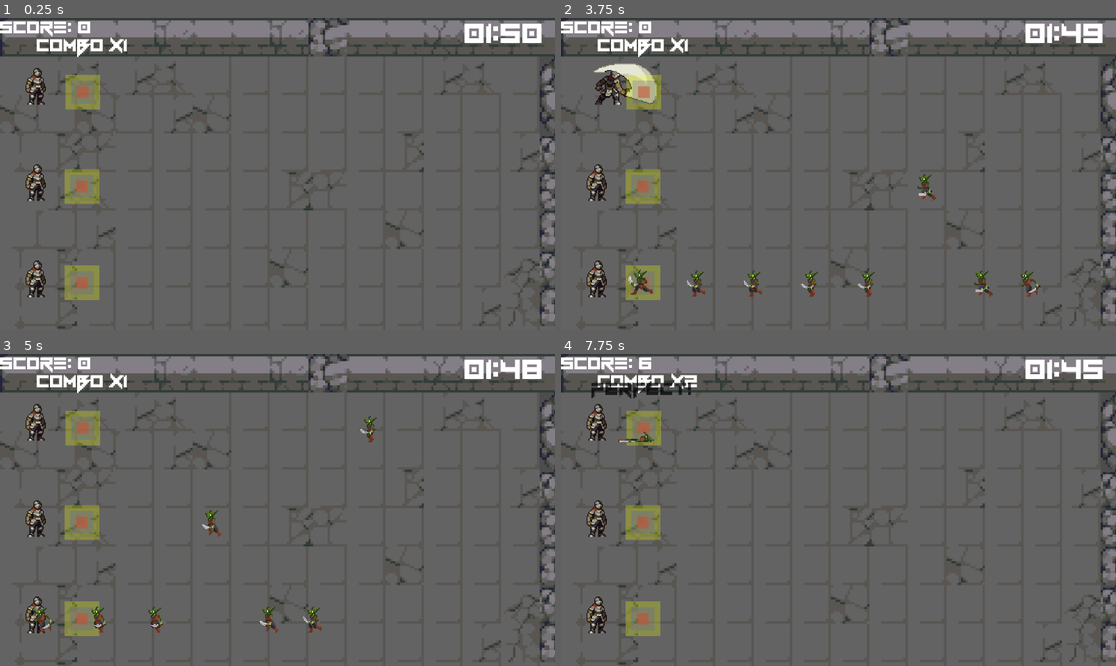
Above: before the commit, frames 1-4 (two rows, left to right).
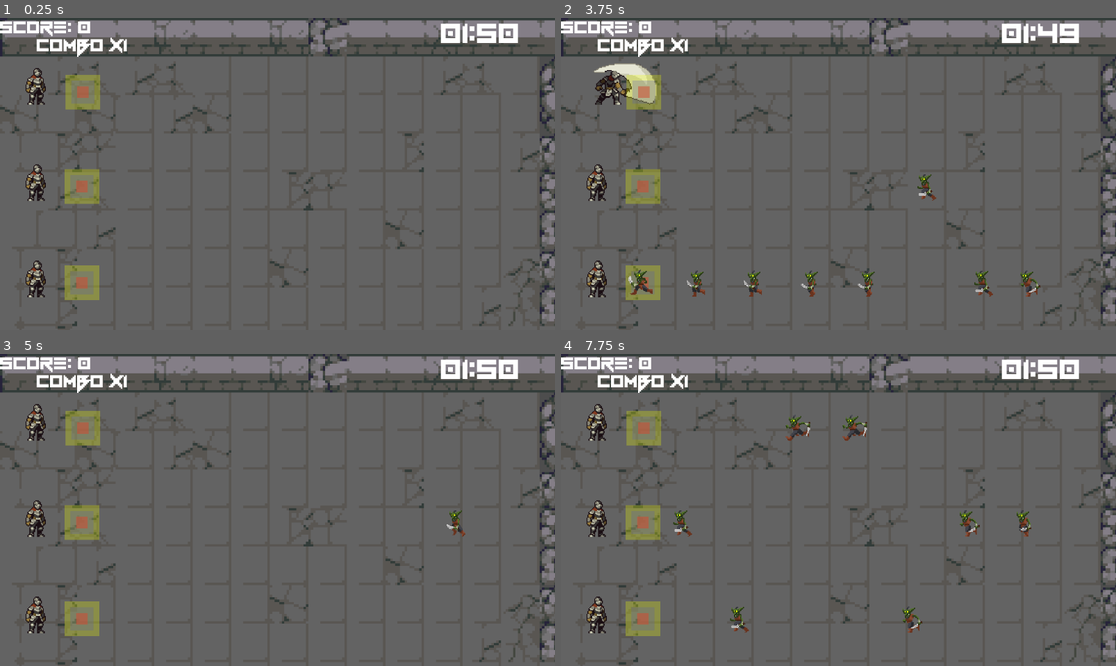
Above: after the commit, the same moments.

Repository: EmericCaramanna/SecretSantaJam
Game: Godot game, scene res://scenes/world.tscn
Two runs of this game, one before a commit and one after it. Both use one fixed random seed, a clock stepped at 60 frames per second and the inputs below. Sound files missing from this copy of the repository are replaced by a short silence.
Inputs (mouse positions are in pixels of both pictures, inside the frame that each line leads up to):
- Up to frame 1 (0.25 s): no input
- Up to frame 2 (3.75 s): tap Z (top) every 0.75 s from 0.6 to 3.6 s
- Up to frame 3 (5 s): click (277, 541) at 4.25 s, where only the run after the commit has a clickable "RESTART"
- Up to frame 4 (7.75 s): tap Z (top) every 0.75 s from 5.1 to 7.35 s

The runs differ from the first frame. In frame 1, 0.7% of the frame differs, in the area x 79-98%, y 1-9%; in frame 2, 0.8%; in frame 3, 1.8%; in frame 4, 2.4%, in the area x 4-98%, y 1-90%.

Commit message:
Starting and end menu

Diff:
--- /dev/null
+++ b/GameOver.gd
@@ -0,0 +1,10 @@
+extends CanvasLayer
+
+@onready var scoreLabel = $PanelContainer/MarginContainer/VBoxContainer/Score
+
+func _on_restart_pressed():
+	get_tree().paused = false
+	get_tree().change_scene_to_file("res://scenes/world.tscn")
+
+func _on_home_pressed():
+	pass # Replace with function body.
--- /dev/null
+++ b/scenes/game_over.tscn
@@ -0,0 +1,70 @@
+[gd_scene load_steps=4 format=3 uid="uid://djsdr5pn3ocul"]
+
+[ext_resource type="Script" path="res://GameOver.gd" id="1_rgi47"]
+[ext_resource type="FontFile" uid="uid://4v3qqdu4mg2a" path="res://assets/Vermin Vibes 1989.ttf" id="2_s1c4h"]
+
+[sub_resource type="StyleBoxFlat" id="StyleBoxFlat_l8h6h"]
+bg_color = Color(0.235294, 0.235294, 0.235294, 1)
+border_width_left = 10
+border_width_top = 10
+border_width_right = 10
+border_width_bottom = 10
+border_color = Color(0, 0, 0, 1)
+
+[node name="GameOver" type="CanvasLayer"]
+process_mode = 2
+script = ExtResource("1_rgi47")
+
+[node name="PanelContainer" type="PanelContainer" parent="."]
+anchors_preset = 15
+anchor_right = 1.0
+anchor_bottom = 1.0
+grow_horizontal = 2
+grow_vertical = 2
+theme_override_styles/panel = SubResource("StyleBoxFlat_l8h6h")
+
+[node name="MarginContainer" type="MarginContainer" parent="PanelContainer"]
+layout_mode = 2
+
+[node name="VBoxContainer" type="VBoxContainer" parent="PanelContainer/MarginContainer"]
+layout_mode = 2
+theme_override_constants/separation = 60
+
+[node name="Label" type="Label" parent="PanelContainer/MarginContainer/VBoxContainer"]
+layout_mode = 2
+theme_override_fonts/font = ExtResource("2_s1c4h")
+theme_override_font_sizes/font_size = 135
+text = "GAME OVER!"
+horizontal_alignment = 1
+vertical_alignment = 1
+
+[node name="Score" type="Label" parent="PanelContainer/MarginContainer/VBoxContainer"]
+layout_mode = 2
+theme_override_fonts/font = ExtResource("2_s1c4h")
+theme_override_font_sizes/font_size = 60
+text = "Score: 100
+Max Combo: 100"
+horizontal_alignment = 1
+vertical_alignment = 1
+
+[node name="CenterContainer" type="CenterContainer" parent="PanelContainer/MarginContainer/VBoxContainer"]
+layout_mode = 2
+
+[node name="VBoxContainer" type="VBoxContainer" parent="PanelContainer/MarginContainer/VBoxContainer/CenterContainer"]
+layout_mode = 2
+theme_override_constants/separation = 20
+
+[node name="Restart" type="Button" parent="PanelContainer/MarginContainer/VBoxContainer/CenterContainer/VBoxContainer"]
+layout_mode = 2
+theme_override_fonts/font = ExtResource("2_s1c4h")
+theme_override_font_sizes/font_size = 60
+text = " RESTART "
+
+[node name="Home" type="Button" parent="PanelContainer/MarginContainer/VBoxContainer/CenterContainer/VBoxContainer"]
+layout_mode = 2
+theme_override_fonts/font = ExtResource("2_s1c4h")
+theme_override_font_sizes/font_size = 60
+text = "HOME"
+
+[connection signal="pressed" from="PanelContainer/MarginContainer/VBoxContainer/CenterContainer/VBoxContainer/Restart" to="." method="_on_restart_pressed"]
+[connection signal="pressed" from="PanelContainer/MarginContainer/VBoxContainer/CenterContainer/VBoxContainer/Home" to="." method="_on_home_pressed"]
--- a/scenes/goblin.tscn
+++ b/scenes/goblin.tscn
@@ -199,10 +199,49 @@
 }]
 
 [sub_resource type="CircleShape2D" id="CircleShape2D_fhot6"]
-radius = 19.2354
+radius = 9.21954
 
 [sub_resource type="RectangleShape2D" id="RectangleShape2D_fieu6"]
 size = Vector2(30, 40)
+
+[sub_resource type="Animation" id="Animation_yaeai"]
+length = 0.001
+tracks/0/type = "value"
+tracks/0/imported = false
+tracks/0/enabled = true
+tracks/0/path = NodePath("Node2D:position")
+tracks/0/interp = 1
+tracks/0/loop_wrap = true
+tracks/0/keys = {
+"times": PackedFloat32Array(0),
+"transitions": PackedFloat32Array(1),
+"update": 0,
+"values": [Vector2(0, -10)]
+}
+tracks/1/type = "value"
+tracks/1/imported = false
+tracks/1/enabled = true
+tracks/1/path = NodePath("Node2D:scale")
+tracks/1/interp = 1
+tracks/1/loop_wrap = true
+tracks/1/keys = {
+"times": PackedFloat32Array(0),
+"transitions": PackedFloat32Array(1),
+"update": 0,
+"values": [Vector2(0.5, 0.5)]
+}
+tracks/2/type = "value"
+tracks/2/imported = false
+tracks/2/enabled = true
+tracks/2/path = NodePath("Node2D/RichTextLabel:self_modulate")
+tracks/2/interp = 1
+tracks/2/loop_wrap = true
+tracks/2/keys = {
+"times": PackedFloat32Array(0),
+"transitions": PackedFloat32Array(1),
+"update": 0,
+"values": [Color(1, 0, 0.0156863, 1)]
+}
 
 [sub_resource type="Animation" id="Animation_4y5ur"]
 resource_name = "TextAnimation"
@@ -243,45 +282,6 @@
 "values": [Color(0, 0, 0.0156863, 0.0705882), Color(0, 0, 0.0156863, 1), Color(0, 0, 0.0156863, 0.0705882)]
 }
 
-[sub_resource type="Animation" id="Animation_yaeai"]
-length = 0.001
-tracks/0/type = "value"
-tracks/0/imported = false
-tracks/0/enabled = true
-tracks/0/path = NodePath("Node2D:position")
-tracks/0/interp = 1
-tracks/0/loop_wrap = true
-tracks/0/keys = {
-"times": PackedFloat32Array(0),
-"transitions": PackedFloat32Array(1),
-"update": 0,
-"values": [Vector2(0, -10)]
-}
-tracks/1/type = "value"
-tracks/1/imported = false
-tracks/1/enabled = true
-tracks/1/path = NodePath("Node2D:scale")
-tracks/1/interp = 1
-tracks/1/loop_wrap = true
-tracks/1/keys = {
-"times": PackedFloat32Array(0),
-"transitions": PackedFloat32Array(1),
-"update": 0,
-"values": [Vector2(0.5, 0.5)]
-}
-tracks/2/type = "value"
-tracks/2/imported = false
-tracks/2/enabled = true
-tracks/2/path = NodePath("Node2D/RichTextLabel:self_modulate")
-tracks/2/interp = 1
-tracks/2/loop_wrap = true
-tracks/2/keys = {
-"times": PackedFloat32Array(0),
-"transitions": PackedFloat32Array(1),
-"update": 0,
-"values": [Color(1, 0, 0.0156863, 1)]
-}
-
 [sub_resource type="AnimationLibrary" id="AnimationLibrary_hs6ee"]
 _data = {
 "RESET": SubResource("Animation_yaeai"),
@@ -294,10 +294,8 @@
 [node name="AnimatedSprite2D" type="AnimatedSprite2D" parent="."]
 scale = Vector2(1.5, 1.5)
 sprite_frames = SubResource("SpriteFrames_nxkru")
-animation = &"death"
+animation = &"running"
 autoplay = "running"
-frame = 3
-frame_progress = 1.0
 flip_h = true
 
 [node name="Area2D" type="Area2D" parent="."]
@@ -313,6 +311,12 @@
 [node name="Node2D" type="Node2D" parent="."]
 position = Vector2(0, -10)
 scale = Vector2(0.5, 0.5)
+
+[node name="AnimationPlayer" type="AnimationPlayer" parent="Node2D"]
+root_node = NodePath("../..")
+libraries = {
+"": SubResource("AnimationLibrary_hs6ee")
+}
 
 [node name="RichTextLabel" type="RichTextLabel" parent="Node2D"]
 self_modulate = Color(1, 0, 0.0156863, 1)
@@ -332,9 +336,4 @@
 bbcode_enabled = true
 scroll_active = false
 
-[node name="AnimationPlayer" type="AnimationPlayer" parent="."]
-libraries = {
-"": SubResource("AnimationLibrary_hs6ee")
-}
-
-[connection signal="animation_finished" from="AnimationPlayer" to="." method="_on_animation_player_animation_finished"]
+[connection signal="animation_finished" from="Node2D/AnimationPlayer" to="." method="_on_animation_player_animation_finished"]
--- /dev/null
+++ b/scenes/home.gd
@@ -0,0 +1,12 @@
+extends CanvasLayer
+
+
+# Called when the node enters the scene tree for the first time.
+func _ready():
+	get_tree().paused = true
+
+func _on_start_pressed():
+	get_tree().change_scene_to_file("res://scenes/world.tscn")
+
+func _on_quit_pressed():
+	get_tree().quit()
--- /dev/null
+++ b/scenes/home.tscn
@@ -0,0 +1,62 @@
+[gd_scene load_steps=4 format=3 uid="uid://m1mxlc287o8u"]
+
+[ext_resource type="FontFile" uid="uid://4v3qqdu4mg2a" path="res://assets/Vermin Vibes 1989.ttf" id="1_ikqa6"]
+[ext_resource type="Script" path="res://scenes/home.gd" id="1_t4qma"]
+
+[sub_resource type="StyleBoxFlat" id="StyleBoxFlat_l8h6h"]
+bg_color = Color(0.235294, 0.235294, 0.235294, 1)
+border_width_left = 10
+border_width_top = 10
+border_width_right = 10
+border_width_bottom = 10
+border_color = Color(0, 0, 0, 1)
+
+[node name="Home" type="CanvasLayer"]
+process_mode = 2
+script = ExtResource("1_t4qma")
+
+[node name="PanelContainer" type="PanelContainer" parent="."]
+anchors_preset = 15
+anchor_right = 1.0
+anchor_bottom = 1.0
+grow_horizontal = 2
+grow_vertical = 2
+theme_override_styles/panel = SubResource("StyleBoxFlat_l8h6h")
+
+[node name="MarginContainer" type="MarginContainer" parent="PanelContainer"]
+layout_mode = 2
+
+[node name="VBoxContainer" type="VBoxContainer" parent="PanelContainer/MarginContainer"]
+layout_mode = 2
+theme_override_constants/separation = 80
+
+[node name="Label" type="Label" parent="PanelContainer/MarginContainer/VBoxContainer"]
+layout_mode = 2
+theme_override_fonts/font = ExtResource("1_ikqa6")
+theme_override_font_sizes/font_size = 135
+text = "Goblin
+Rythm"
+horizontal_alignment = 1
+vertical_alignment = 1
+
+[node name="CenterContainer" type="CenterContainer" parent="PanelContainer/MarginContainer/VBoxContainer"]
+layout_mode = 2
+
+[node name="VBoxContainer" type="VBoxContainer" parent="PanelContainer/MarginContainer/VBoxContainer/CenterContainer"]
+layout_mode = 2
+theme_override_constants/separation = 20
+
+[node name="Start" type="Button" parent="PanelContainer/MarginContainer/VBoxContainer/CenterContainer/VBoxContainer"]
+layout_mode = 2
+theme_override_fonts/font = ExtResource("1_ikqa6")
+theme_override_font_sizes/font_size = 50
+text = " Start "
+
+[node name="Quit" type="Button" parent="PanelContainer/MarginContainer/VBoxContainer/CenterContainer/VBoxContainer"]
+layout_mode = 2
+theme_override_fonts/font = ExtResource("1_ikqa6")
+theme_override_font_sizes/font_size = 50
+text = "Quit"
+
+[connection signal="pressed" from="PanelContainer/MarginContainer/VBoxContainer/CenterContainer/VBoxContainer/Start" to="." method="_on_start_pressed"]
+[connection signal="pressed" from="PanelContainer/MarginContainer/VBoxContainer/CenterContainer/VBoxContainer/Quit" to="." method="_on_quit_pressed"]
--- a/scenes/scripts/goblin.gd
+++ b/scenes/scripts/goblin.gd
@@ -2,7 +2,8 @@
 
 @onready var animated_sprite_2d = $AnimatedSprite2D
 @onready var rich_text_label = $Node2D/RichTextLabel
-@onready var animation_player = $AnimationPlayer
+@onready var animation_player = $Node2D/AnimationPlayer
+
 
 var speed = 100
 var direction = Vector2.LEFT
--- a/scenes/scripts/world.gd
+++ b/scenes/scripts/world.gd
@@ -9,16 +9,16 @@
 @onready var down = $down
 @onready var mid = $mid
 var combo = 1
+var maxCombo = 1
 @onready var combo_label = $ComboLabel
+@onready var game_over = $GameOver
 
 # Called when the node enters the scene tree for the first time.
 func _ready():
+	get_tree().paused = false
+	game_over.hide()
 	conductor.play_with_beat_offset(8)
 	print(conductor.secPerBeat * 8)
-
-# Called every frame. 'delta' is the elapsed time since the previous frame.
-func _process(delta):
-	pass
 
 func increase_score(value):
 	if value == 0:
@@ -28,6 +28,8 @@
 	score = score + value * combo
 	rich_text_label.text = str("Score: ", score)
 	combo_label.text = str("Combo x", combo)
+	if combo > maxCombo:
+		maxCombo = combo
 
 func _on_conductor_beat_signal(position):
 	var lane = rng.randi_range(0, 2)
@@ -42,3 +44,8 @@
 	enemy_instance.global_position.y -= 10
 	enemy_instance.speed = (enemy_instance.global_position.x - 85) / 3.60902255639098
 	add_child(enemy_instance)
+
+func _on_conductor_finished():
+	get_tree().paused = true
+	game_over.show()
+	game_over.scoreLabel.text = str("Score: ", score, "\n", "Max Combo: ", maxCombo)
--- a/scenes/world.tscn
+++ b/scenes/world.tscn
@@ -8,6 +8,7 @@
 [ext_resource type="PackedScene" uid="uid://coshnau553bd0" path="res://scenes/key.tscn" id="5_xoayn"]
 [ext_resource type="AudioStream" uid="uid://etw1odk70mw7" path="res://assets/DavidKBD - InterstellarPack - 04 - Horsehead Nebula.ogg" id="6_lfo71"]
 [ext_resource type="Script" path="res://scenes/countdown.gd" id="8_ukv6b"]
+[ext_resource type="PackedScene" uid="uid://djsdr5pn3ocul" path="res://scenes/game_over.tscn" id="9_kp3lj"]
 
 [sub_resource type="TileSetAtlasSource" id="TileSetAtlasSource_vssuf"]
 texture = ExtResource("2_vg11x")
@@ -438,7 +439,7 @@
 anchor_top = 0.5
 anchor_right = 0.5
 anchor_bottom = 0.5
-offset_left = -91.0
+offset_left = -140.0
 offset_top = -34.0
 offset_right = 94.0
 offset_bottom = 37.0
@@ -450,5 +451,8 @@
 
 [node name="Timer" type="Timer" parent="countdown"]
 
+[node name="GameOver" parent="." instance=ExtResource("9_kp3lj")]
+
 [connection signal="beatSignal" from="Conductor" to="." method="_on_conductor_beat_signal"]
+[connection signal="finished" from="Conductor" to="." method="_on_conductor_finished"]
 [connection signal="timeout" from="countdown/Timer" to="countdown" method="_on_timer_timeout"]
Not shown: 1 places in scenes/world.tscn that only renumber resources
